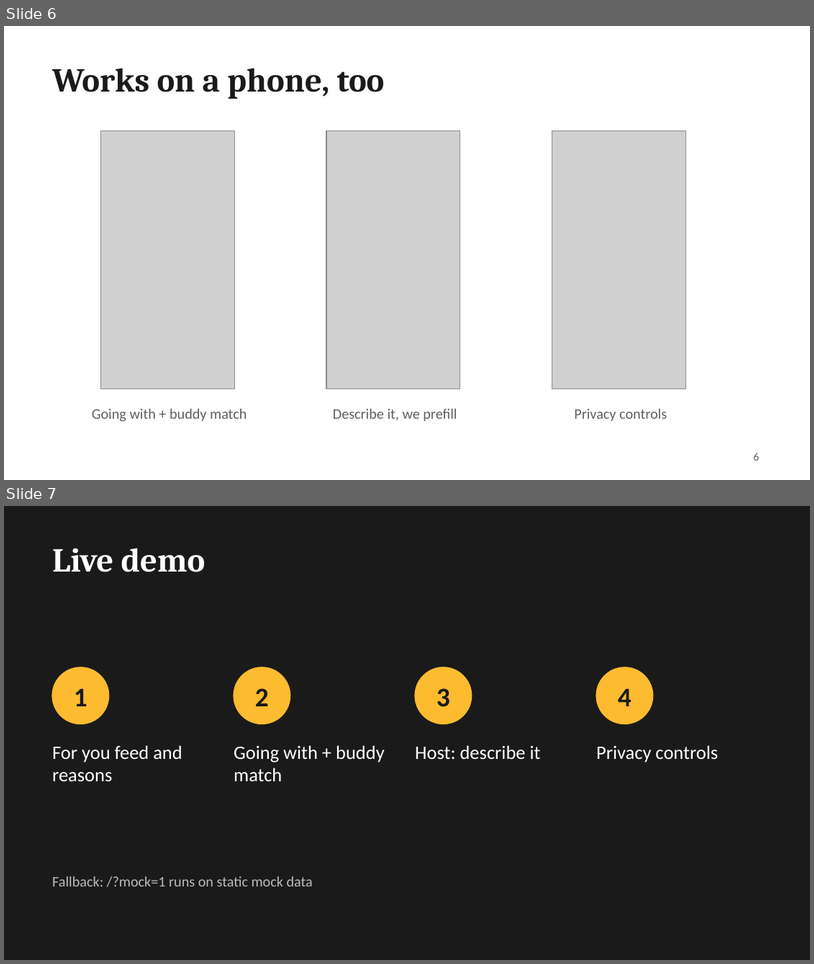
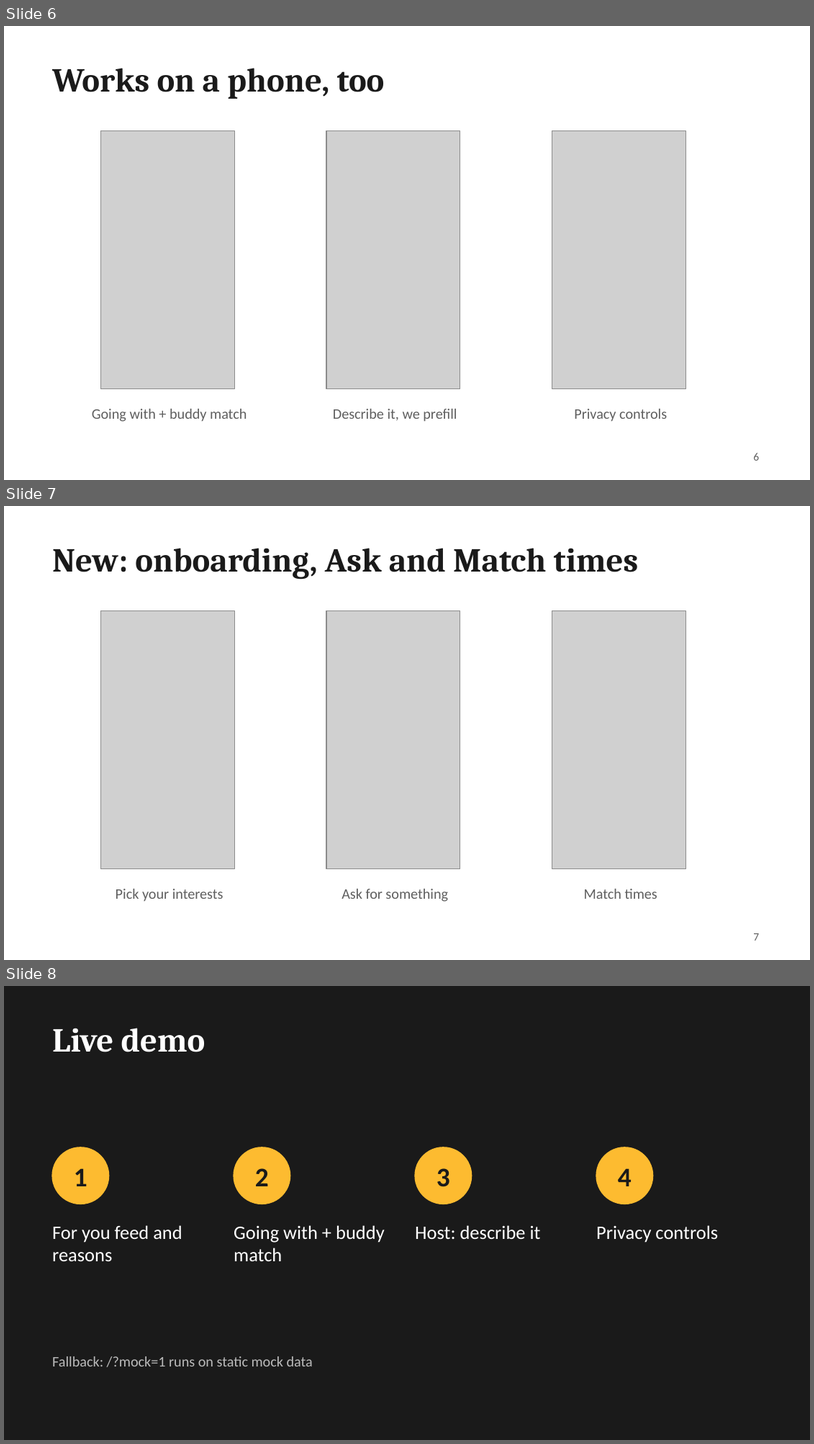
Before and after one commit to cbell108/guild, a slide deck: docs/deck/campus-hangouts.pptx. Shown one above the other, each under a label of ours: slides 6 and 7 before the commit, slides 6, 7 and 8 after it. The pictures are 814x964 and 814x1444 pixels, drawn with LibreOffice and Linux fonts; fonts in the diff are those of the drawing; grey boxes stand for pictures. Boxes give left, top, right and bottom in pixels: in the first picture for what was removed or moved away, otherwise in the second. Text is boxed around its words. In the diff, an @@ line names an element or a change of style, - is before the commit and + after.

```diff
--- a/docs/deck/campus-hangouts.pptx
+++ b/docs/deck/campus-hangouts.pptx
@@ slide 7 added at box(4, 506, 810, 960), background #FFFFFF @@
@@ title added at box(52, 548, 639, 579), 30 pt, text #1A1A1A, bold @@
+New: onboarding, Ask and Match times
@@ picture added at box(100, 611, 234, 869) @@
@@ picture added at box(327, 611, 460, 869) @@
@@ picture added at box(553, 611, 687, 869) @@
@@ text added at box(116, 888, 224, 901), 13 pt, text #5F5F5F @@
+Pick your interests
@@ text added at box(342, 888, 448, 901), 13 pt, text #5F5F5F @@
+Ask for something
@@ text added at box(584, 888, 658, 898), 13 pt, text #5F5F5F @@
+Match times
@@ page number added at box(754, 933, 759, 940), 10 pt, text #5F5F5F @@
+7
@@ what was slide 7 is now slide 8 @@
```
Also in this commit, not shown: 4 slides changed, 7 other files.
